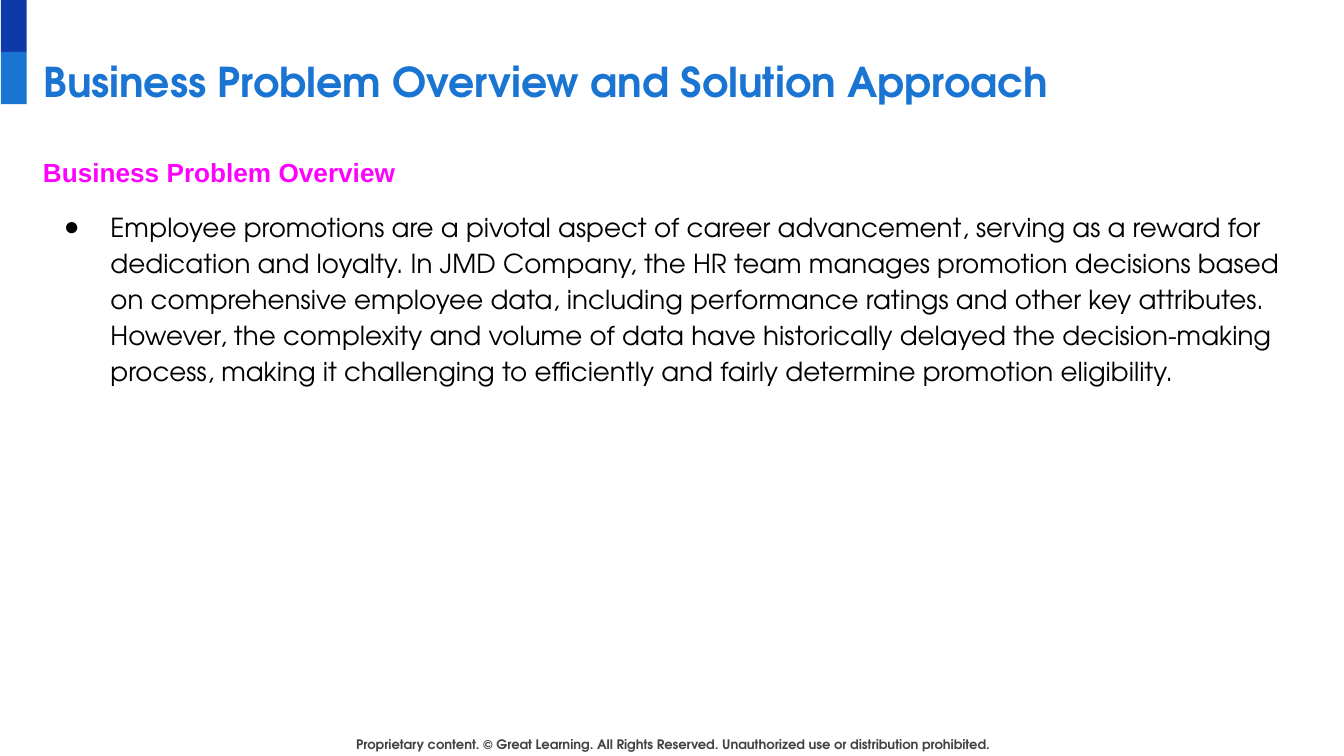
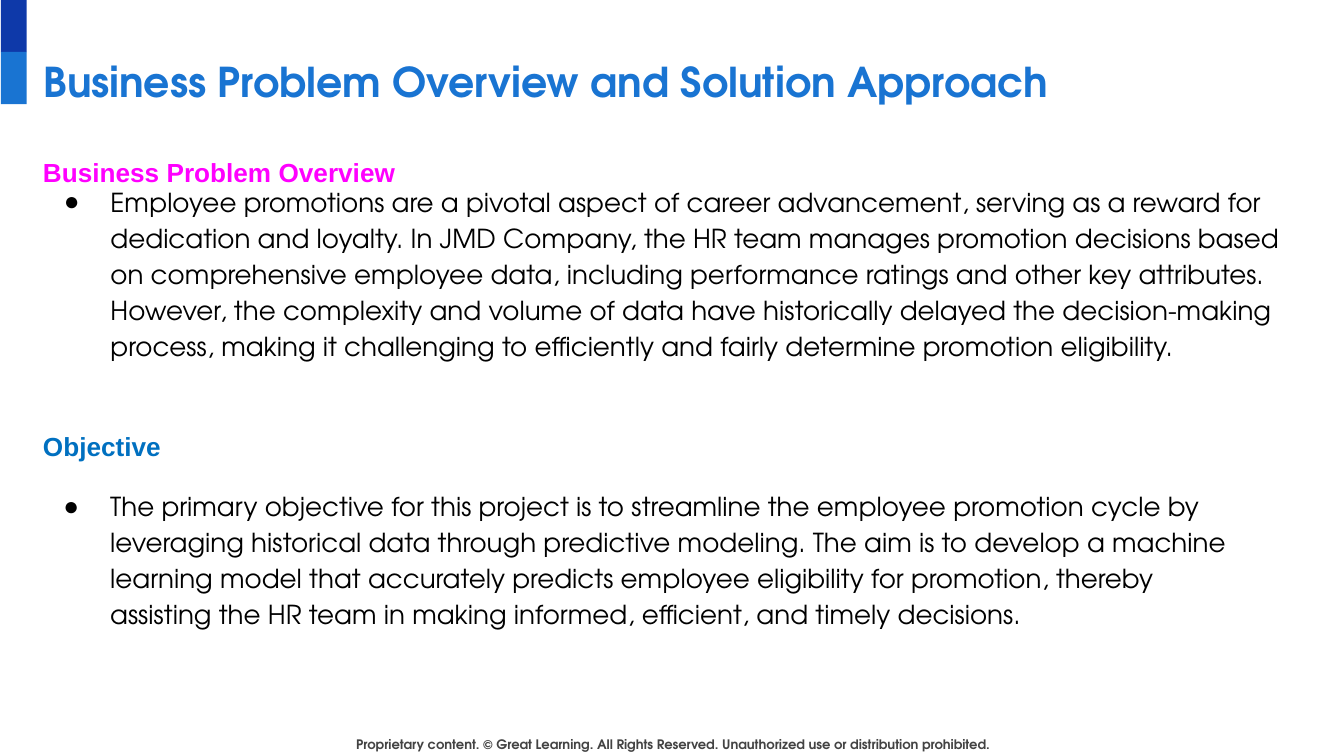
Before and after one commit to developer20sujeet/Python_For_AIML_DataScience, a slide deck: slide 5 of GreatLearningProject/Advanced ML/LowCode_Additional__Project_AML.pptx. Drawn at 1344x756 pixels with LibreOffice and Linux fonts; fonts in the diff are those of the drawing; background and template pictures are left out. Boxes give left, top, right and bottom in pixels: in the first picture for what was removed or moved away, otherwise in the second. Text is boxed around its words. In the diff, an @@ line names an element or a change of style, - is before the commit and + after.

```diff
--- a/GreatLearningProject/Advanced ML/LowCode_Additional__Project_AML.pptx
+++ b/GreatLearningProject/Advanced ML/LowCode_Additional__Project_AML.pptx
@@ text "Employee promotions are a pivotal ..." moved from (x1=110, y1=217, x2=1279, y2=387) to (x1=110, y1=192, x2=1279, y2=362) @@
@@ text added at (x1=43, y1=437, x2=161, y2=462), 14 pt, text #0070C0, bold @@
+Objective
@@ text added at (x1=110, y1=496, x2=1226, y2=630), 14 pt, text #000000 @@
+● The primary objective for this project is to streamline the employee promotion cycle by leveraging historical data through predictive modeling. The aim is to develop a machine learning model that accurately predicts employee eligibility for promotion, thereby assisting the HR team in making informed, efficient, and timely decisions.
```
Also in this commit, not shown: 1 other slide changed, 3 slides added, 4 slides removed, 1 other file.
